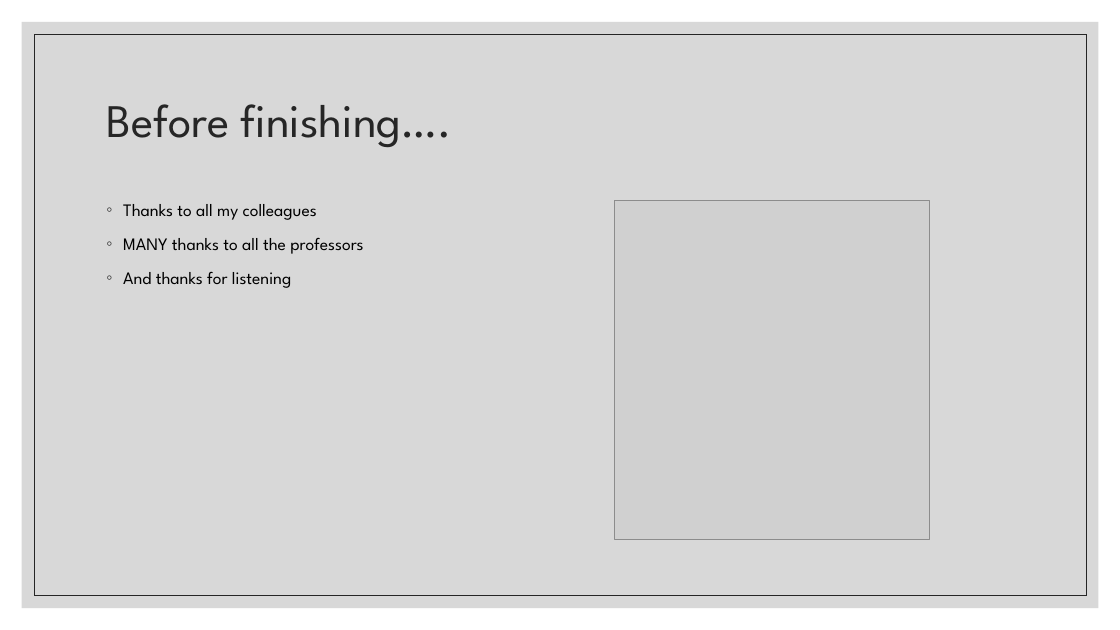
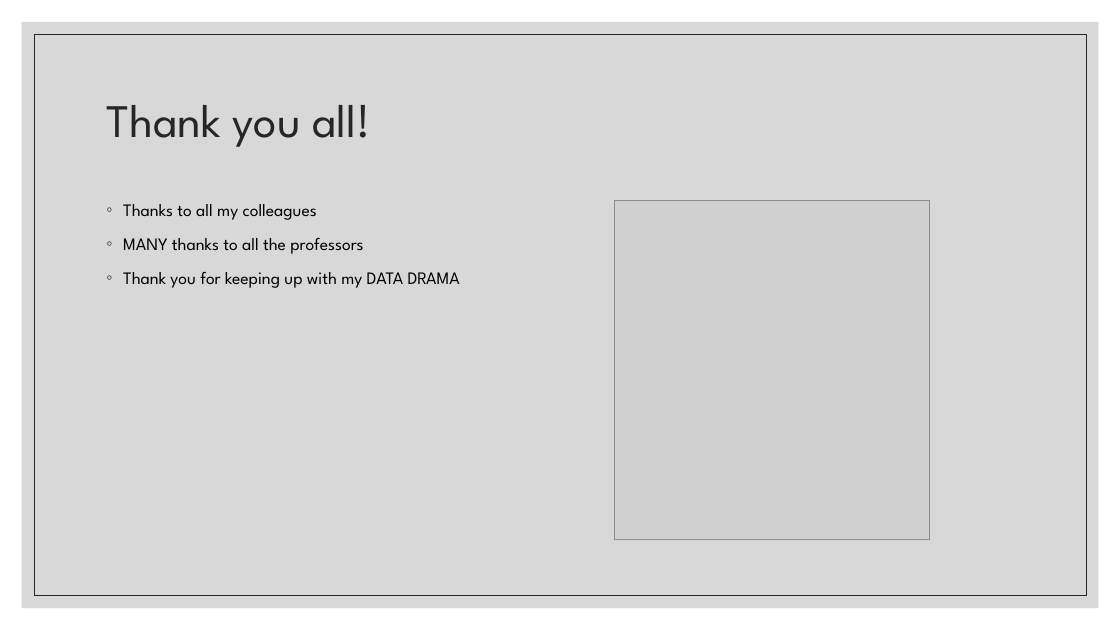
Before and after one commit to Jorge-Solana/Economical_Sports_Hisotry_and_Best_suitable_sport, a slide deck: slide 22 of Slide_Show/The Story of Sports.pptx (slide 18 before the commit). Drawn at 1120x630 pixels with LibreOffice and Linux fonts; fonts in the diff are those of the drawing; grey boxes stand for pictures. Boxes give left, top, right and bottom in pixels: in the first picture for what was removed or moved away, otherwise in the second. Text is boxed around its words. In the diff, an @@ line names an element or a change of style, - is before the commit and + after.

Commit message:
done

```diff
--- a/Slide_Show/The Story of Sports.pptx
+++ b/Slide_Show/The Story of Sports.pptx
@@ title at bbox=[106, 105, 371, 147]: text changed @@
-Before finishing….
+Thank you all!
@@ text at bbox=[123, 271, 460, 288]: text changed @@
-◦ And thanks for listening
+◦ Thank you for keeping up with my DATA DRAMA
```
Also in this commit, not shown: 2 other slides changed, 4 slides added.
